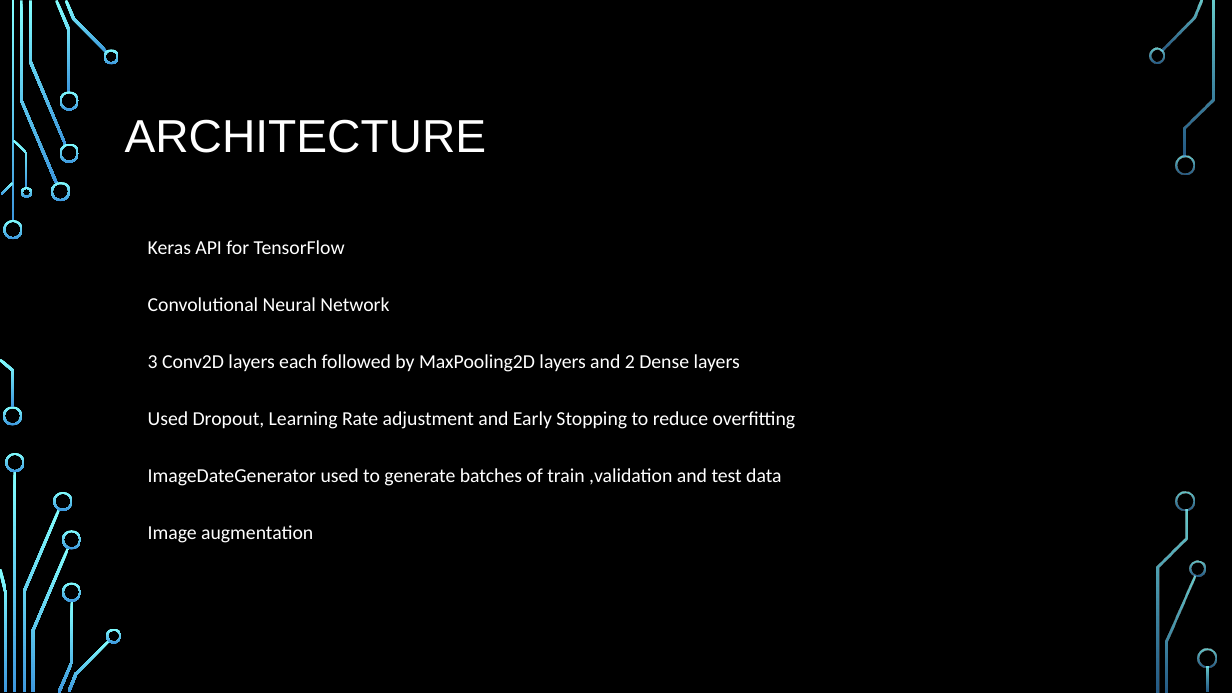
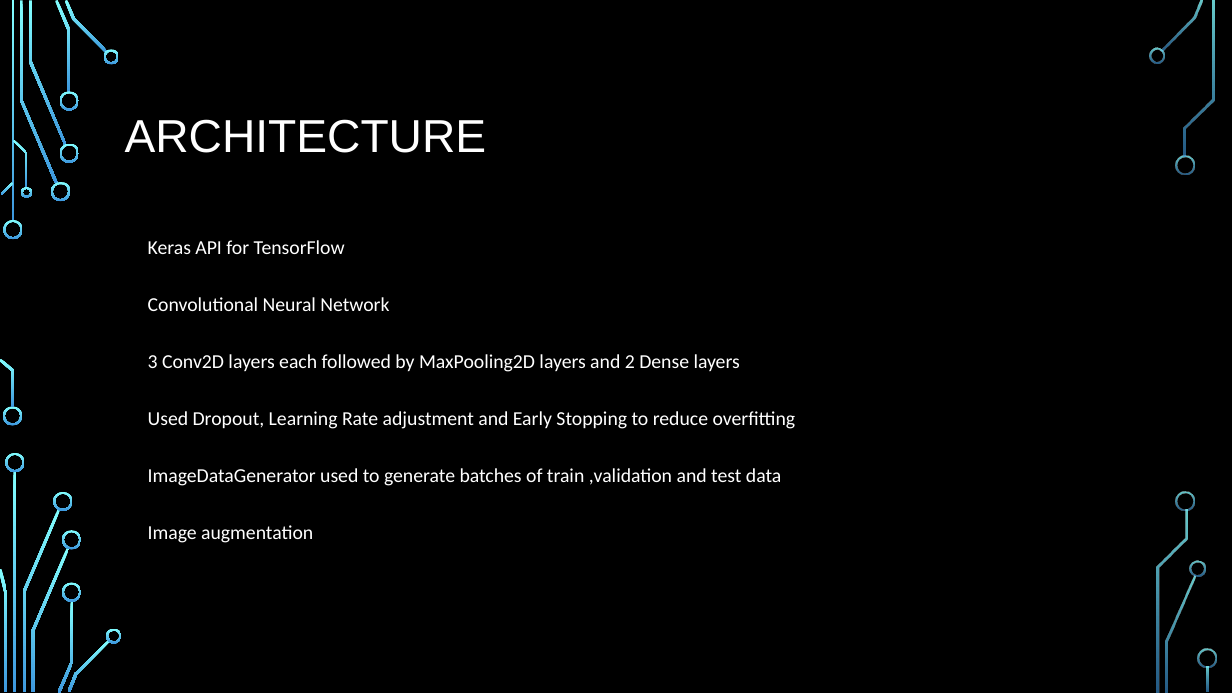
Before and after one commit to ktym1/3253_group, a slide deck: slide 6 of 3253 Project Presentation.pptx. Drawn at 1232x693 pixels with LibreOffice and Linux fonts; fonts in the diff are those of the drawing; background and template pictures are left out. Boxes give left, top, right and bottom in pixels: in the first picture for what was removed or moved away, otherwise in the second. Text is boxed around its words. In the diff, an @@ line names an element or a change of style, - is before the commit and + after.

Commit message:
Corrected a typo

```diff
--- a/3253 Project Presentation.pptx
+++ b/3253 Project Presentation.pptx
@@ text at box(148, 468, 781, 486): text changed @@
-• ImageDateGenerator used to generate batches of train ,validation and test data
+• ImageDataGenerator used to generate batches of train ,validation and test data
```
Also in this commit, not shown: 1 other slide changed.
